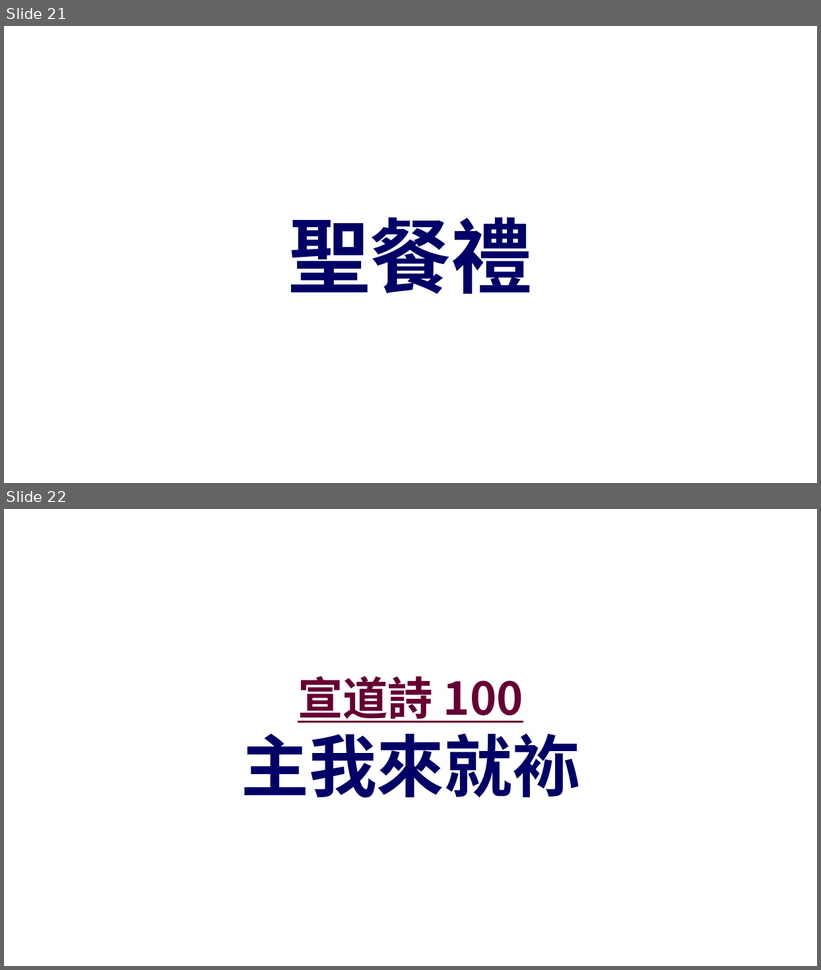
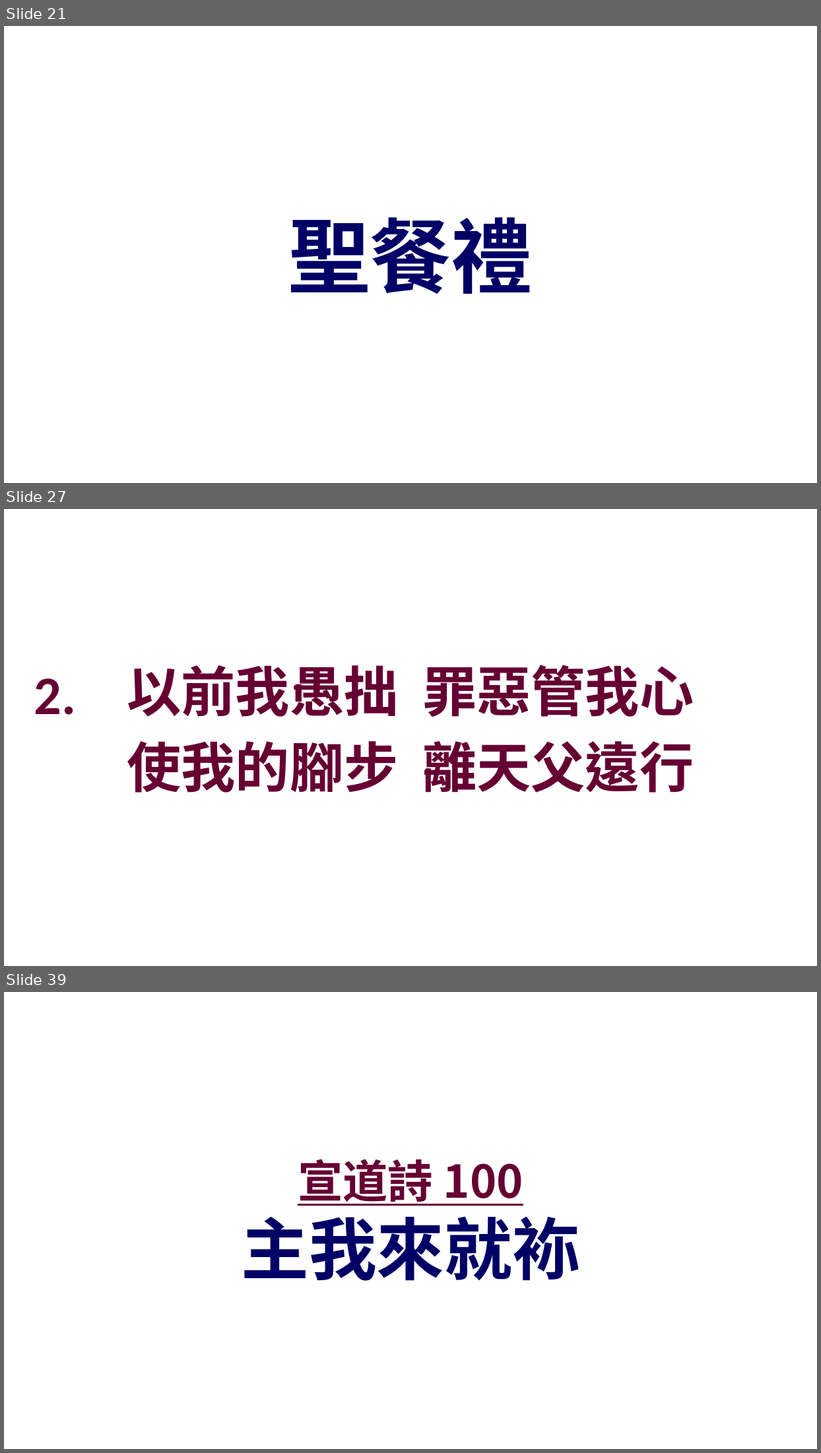
Before and after one commit to batisuoc/other-ppts, a slide deck: 崇拜流程_聖餐禮version.pptx. Shown one above the other, each under a label of ours: slides 21 and 22 before the commit, slides 21, 27 and 39 after it; the slides between them are not shown. The pictures are 821x970 and 821x1453 pixels, drawn with LibreOffice and Linux fonts; fonts in the diff are those of the drawing; background and template pictures are left out. Boxes give left, top, right and bottom in pixels: in the first picture for what was removed or moved away, otherwise in the second. Text is boxed around its words. In the diff, an @@ line names an element or a change of style, - is before the commit and + after.

```diff
--- a/崇拜流程_聖餐禮version.pptx
+++ b/崇拜流程_聖餐禮version.pptx
@@ slide 27 added at [4, 509, 817, 966], background picture (left out) @@
@@ text added at [127, 665, 694, 793], 48 pt, text #660033, bold @@
+以前我愚拙 罪惡管我心
+使我的腳步 離天父遠行
@@ text added at [34, 679, 76, 715], 48 pt, text #660033, bold @@
+2.
@@ what was slide 22 is now slide 39 @@
```
Also in this commit, not shown: 1 slide changed, 16 other slides added.
